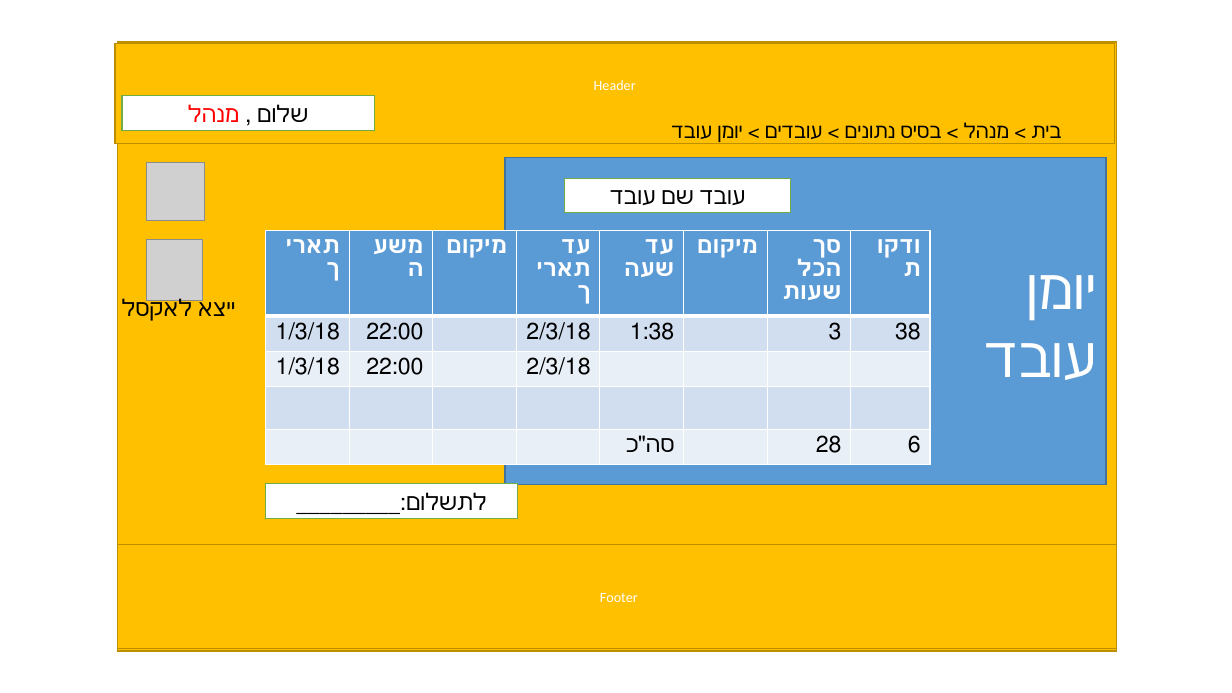
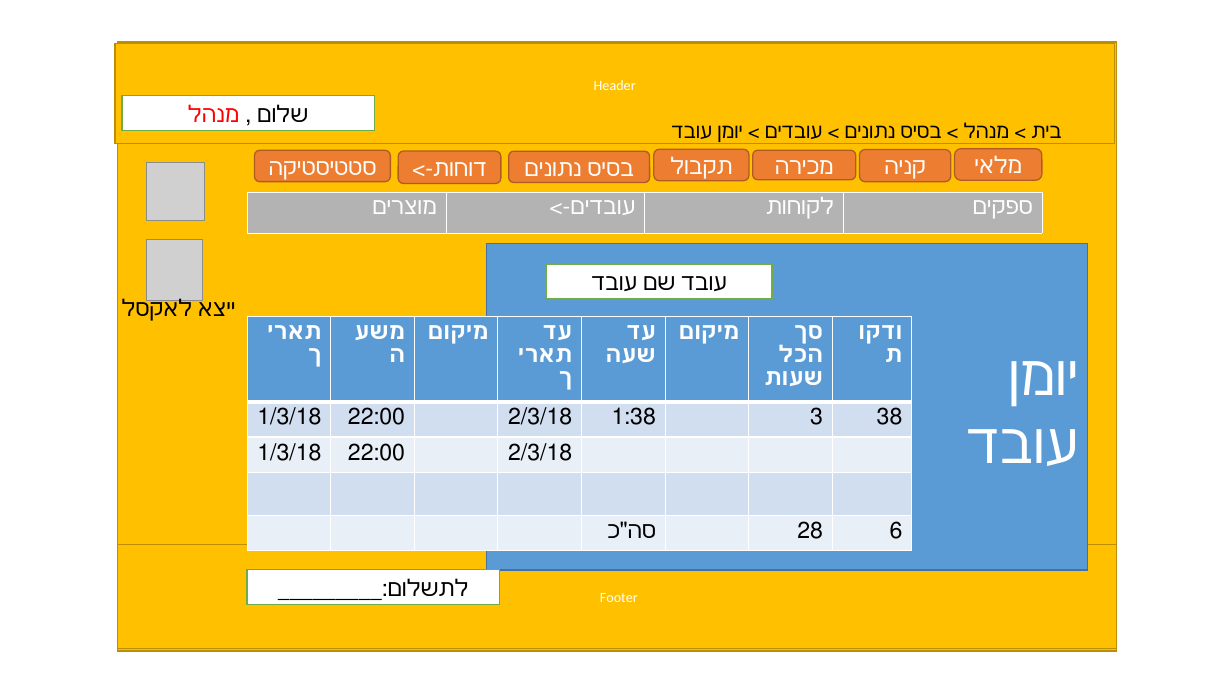
Before and after one commit to michaldror26/Final-Project-2019, a slide deck: slide 78 of ארבעת המינים (4).pptx (slide 87 before the commit). Drawn at 1232x693 pixels with LibreOffice and Linux fonts; fonts in the diff are those of the drawing; grey boxes stand for pictures. Boxes give left, top, right and bottom in pixels: in the first picture for what was removed or moved away, otherwise in the second. Text is boxed around its words. In the diff, an @@ line names an element or a change of style, - is before the commit and + after.

```diff
--- a/ארבעת המינים (4).pptx
+++ b/ארבעת המינים (4).pptx
@@ group added at [254, 149, 1043, 184]: 7 rounded rectangles @@
+מכירה
+קניה
+בסיס נתונים
+סטטיסטיקה
+דוחות->
+תקבול
+מלאי
@@ table added at [248, 191, 1043, 232], 1 rows, 4 columns @@
+מוצרים | עובדים-> | לקוחות | ספקים
@@ 3 rectangles: place and size @@
-3 rectangles at [265, 158, 1106, 519]
+3 rectangles at [247, 244, 1088, 604]
@@ table at [247, 316, 909, 563] @@
@@ borders changed @@
@@ table: place and size @@
-table at [265, 230, 927, 463]
+table at [247, 316, 909, 563]
```
Also in this commit, not shown: 76 other slides changed, 7 slides added, 11 slides removed.
